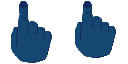
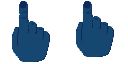
Two versions of the same layered image (128×64). Layer-by-layer changes:
painted on "Layer" over [11, 13, 116, 63]
